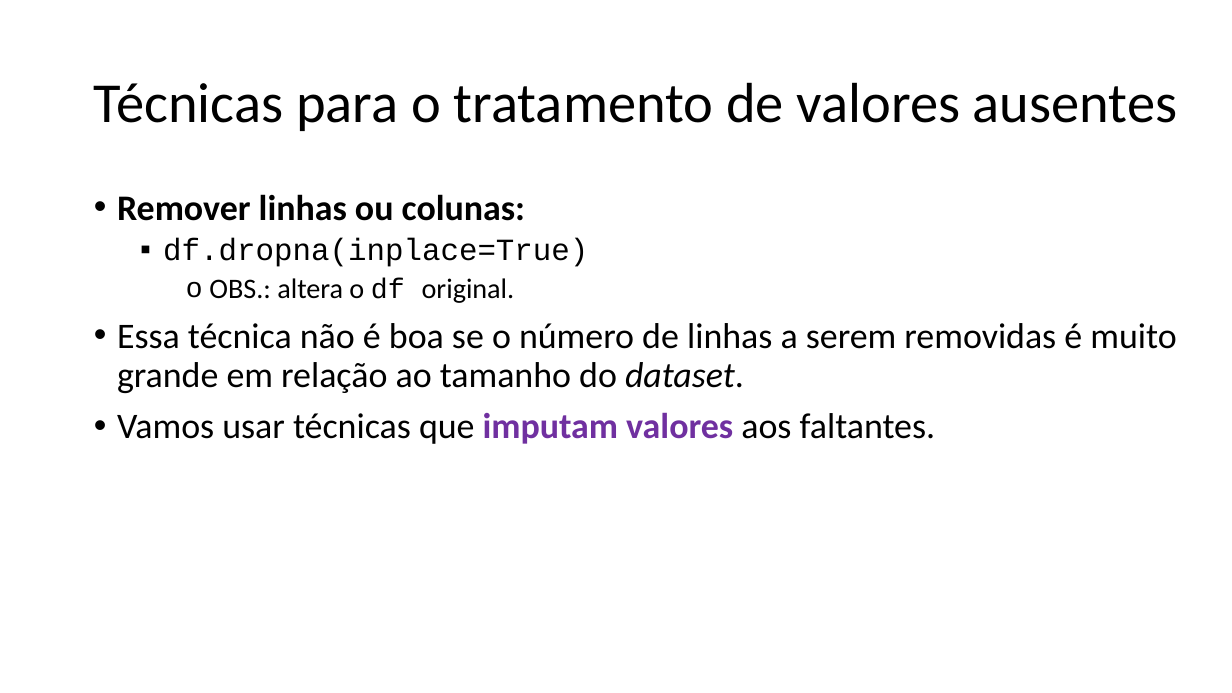
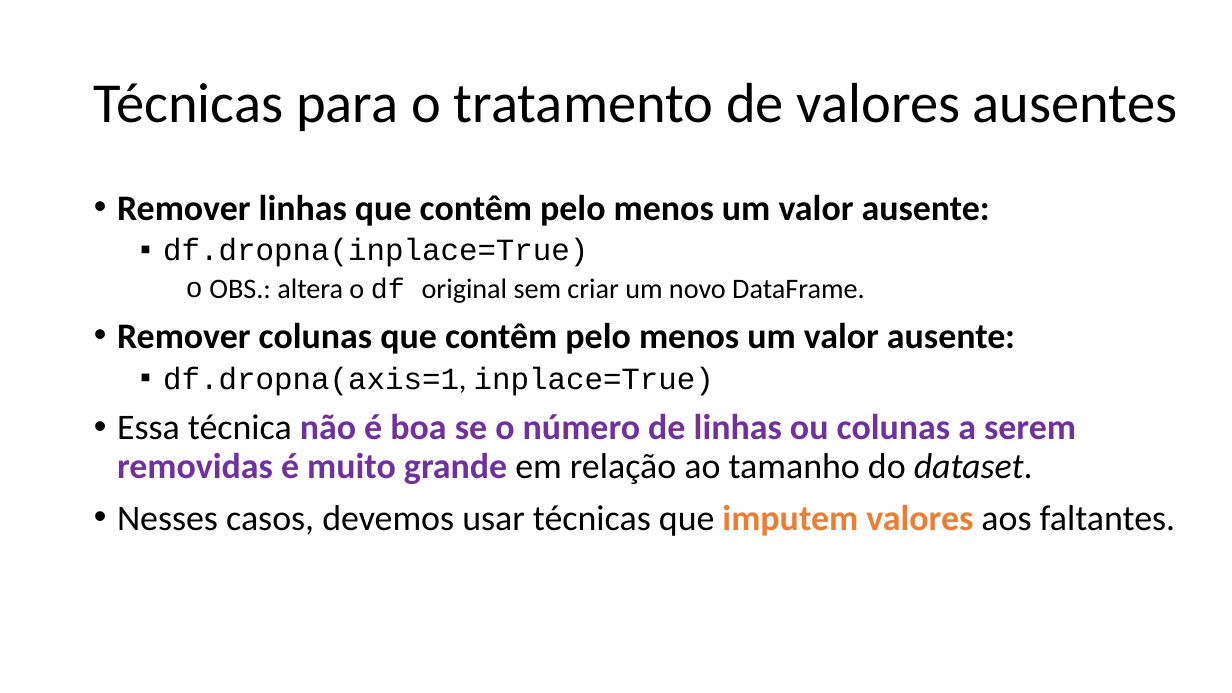
Before and after one commit to zz4fap/c24_inteligencia_artificial, a slide deck: slide 19 of slides/C24_EDA.pptx (slide 17 before the commit). Drawn at 1232x693 pixels with LibreOffice and Linux fonts; fonts in the diff are those of the drawing. Boxes give left, top, right and bottom in pixels: in the first picture for what was removed or moved away, otherwise in the second. Text is boxed around its words. In the diff, an @@ line names an element or a change of style, - is before the commit and + after.

Commit message:
update of slides

```diff
--- a/slides/C24_EDA.pptx
+++ b/slides/C24_EDA.pptx
@@ text at <box>117,194,990,226</box>: text changed @@
-• Remover linhas ou colunas:
+• Remover linhas que contêm pelo menos um valor ausente:
@@ text at <box>117,278,1176,536</box>: text changed @@
-    o OBS.: altera o df original.
-• Essa técnica não é boa se o número de linhas a serem removidas é muito grande em relação ao tamanho do dataset.
-• Vamos usar técnicas que imputam valores aos faltantes.
+    o OBS.: altera o df original sem criar um novo DataFrame.
+• Remover colunas que contêm pelo menos um valor ausente:
+  ▪ df.dropna(axis=1, inplace=True)
+• Essa técnica não é boa se o número de linhas ou colunas a serem removidas é muito grande em relação ao tamanho do dataset.
+• Nesses casos, devemos usar técnicas que imputem valores aos faltantes.
```
Also in this commit, not shown: 16 other slides changed, 3 slides added, 1 other file.
